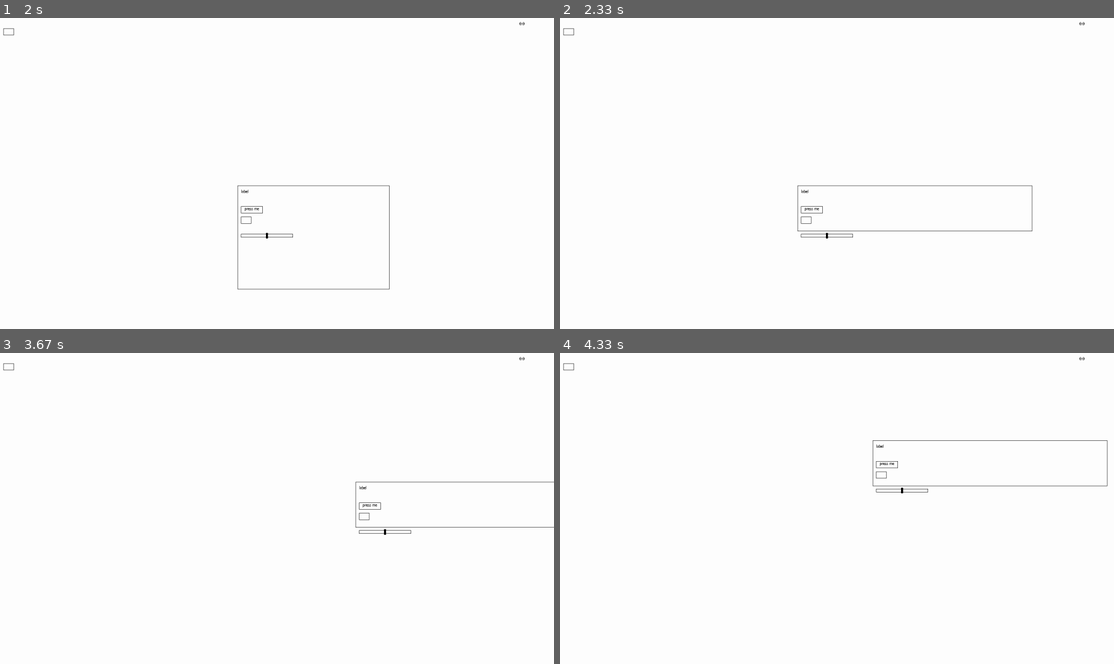
Above: before the commit, frames 1-4 (two rows, left to right).
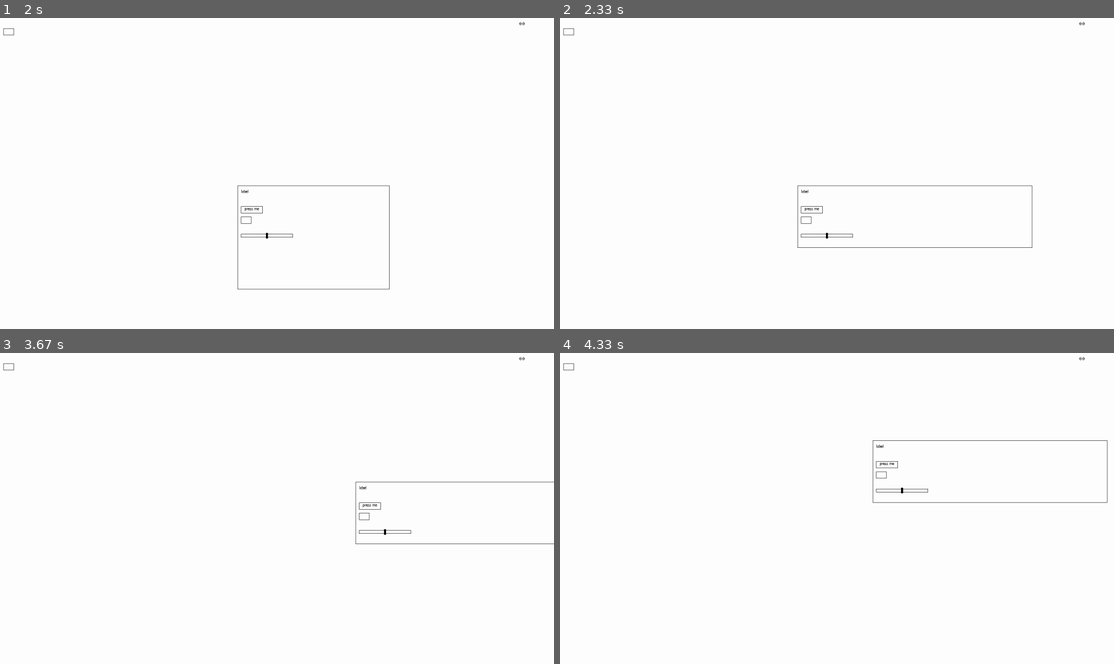
Above: after the commit, the same moments.

Repository: Ch4rl3s/pygame-ui
Game: pygame game, started from main.py
Same seed, same stepped clock (60 frames per second), same inputs: the game is played once before the commit and once after it.
Inputs (mouse positions are in pixels of both pictures, inside the frame that each line leads up to):
- Up to frame 1 (2 s): press the mouse at (216, 86) at 0.37 s; move the mouse to (204, 83) at 0.47 s; release the mouse at (193, 77) at 0.6 s; press the mouse at (216, 86) at 0.7 s; move the mouse to (326, 142) at 0.8 s; release the mouse at (437, 198) at 0.93 s; press the mouse at (243, 49) at 1.03 s; move the mouse to (238, 117) at 1.13 s; release the mouse at (238, 185) at 1.27 s; press the mouse at (304, 238) at 1.87 s; move the mouse to (387, 235) at 1.97 s
- Up to frame 2 (2.33 s): release the mouse at (1030, 235) at 2.1 s; press the mouse at (831, 288) at 2.2 s; move the mouse to (814, 198) at 2.3 s
- Up to frame 3 (3.67 s): release the mouse at (243, 440) at 2.43 s; press the mouse at (271, 517) at 2.53 s; move the mouse to (188, 570) at 2.63 s; release the mouse at (110, 623) at 2.77 s; press the mouse at (227, 623) at 3.37 s; move the mouse to (288, 552) at 3.47 s; release the mouse at (354, 480) at 3.6 s
- Up to frame 4 (4.33 s): press the mouse at (1014, 480) at 4.2 s; move the mouse to (870, 440) at 4.3 s

Frame 1 is identical in both runs. In frame 2, 0.2% of the frame differs, in the area x 42-86%, y 68-74%; in frame 3, 0.2%; in frame 4, 0.4%, in the area x 56-99%, y 42-49%.

Commit message:
-one line fix

Diff:
--- a/classes.py
+++ b/classes.py
@@ -31,7 +31,7 @@
         for component in self.components:
             if (component.x+component.width) > maxX:
                 maxX = component.x+component.width
-            if (component.y+component.height) > maxX:
+            if (component.y+component.height) > maxY:
                 maxY = component.y+component.height
 
         if self.width < maxX:
